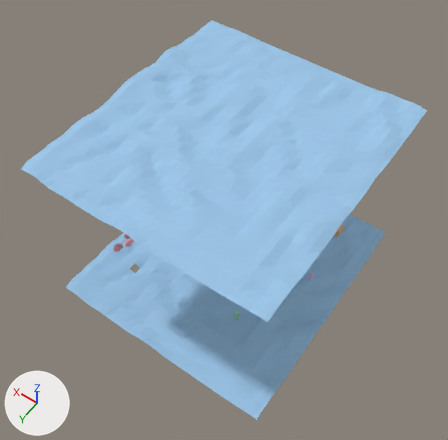
The Blender file level2roughsketch.blend as it was, and as the next commit left it.
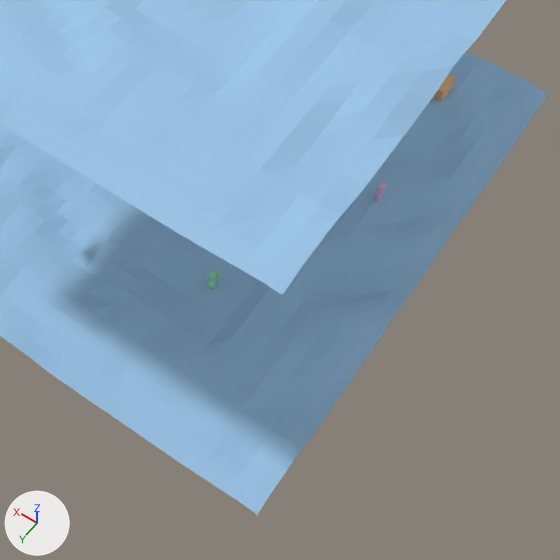
Each version is shown whole from a 50 mm lens placed at (-24.7, 56.6, 97.7), pointed at (13.0, 3.8, 14.8), then close up on the part from 32% to 87% of the width and 44% to 100% of the height. The lights are fixed; the arrows at lower left show +X, +Y and +Z.
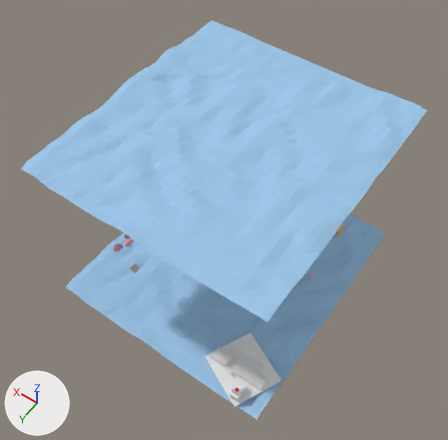
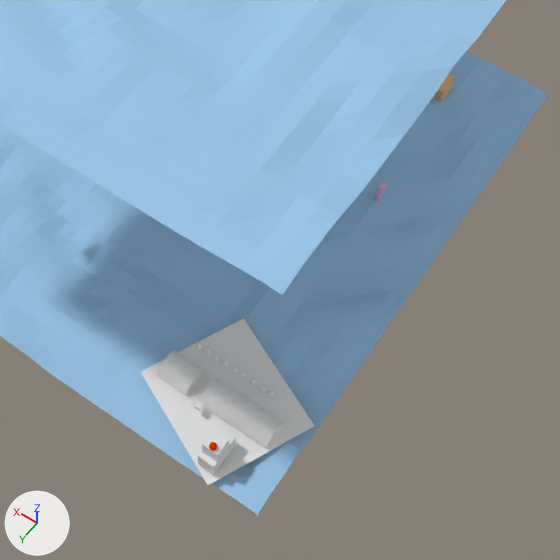
Location of each change, (x1, y1, x2, y2) in pixels of the close-ups (560 x 560 px):
```json
{"object": "Plane", "change": "added", "after": [141, 318, 314, 485]}
{"object": "Cylinder", "change": "added", "after": [199, 378, 284, 449]}
{"object": "Cylinder.001", "change": "added", "after": [157, 351, 205, 396]}
{"object": "Cube.003", "change": "added", "after": [202, 430, 229, 462]}
{"object": "Cube.002", "change": "added", "after": [198, 452, 225, 474]}
{"object": "Cube.001", "change": "added", "after": [217, 426, 236, 459]}
{"object": "Circle", "change": "moved", "before": [207, 272, 217, 289], "on screen": "not visible afterwards"}
{"object": "Cube.004", "change": "added", "after": [194, 400, 204, 411]}
{"object": "Icosphere", "change": "added", "after": [209, 442, 217, 450]}
```

Edits to the scene script, one JSON object a line:
```json
{"op": "add", "block": "mat_material_018", "code": ["mat_material_018 = diffuse_material('Material.018')", "mat_material_018.base_color = (0.8, 0.0305, 0.0)  # orange #e73100"]}
{"op": "add", "block": "me_plane_007", "code": ["me_plane_007 = bpy.data.meshes.new('Plane.007')", "me_plane_007.from_pydata([(1.0, -1.0, 0.0), (-1.0, -1.0, 0.0), (1.0, 1.0, 0.0), (-1.0, 1.0, 0.0)], [], [(1, 0, 2, 3)])"]}
{"op": "add", "block": "me_cube_004", "code": ["me_cube_004 = bpy.data.meshes.new('Cube.004')", "me_cube_004.from_pydata(...)  # a box spanning x -1.0..1.0, y -1.0..1.0, z -1.0..1.0"]}
{"op": "add", "block": "me_cube_005", "code": ["me_cube_005 = bpy.data.meshes.new('Cube.005')", "me_cube_005.from_pydata(...)  # a box spanning x -1.0..1.0, y -1.0..1.0, z -1.0..1.0"]}
{"op": "add", "block": "me_cube_006", "code": ["me_cube_006 = bpy.data.meshes.new('Cube.006')", "me_cube_006.from_pydata(...)  # a box spanning x -1.0..1.0, y -1.0..1.0, z -1.0..1.0"]}
{"op": "add", "block": "me_icosphere_001", "code": ["me_icosphere_001 = bpy.data.meshes.new('Icosphere.001')", "me_icosphere_001.from_pydata(...)  # an icosphere of 80 faces spanning x -0.95..0.95, y -1.0..1.0, z -1.0..1.0", "me_icosphere_001.materials.append(mat_material_018)  # orange #e73100"]}
{"op": "add", "block": "me_cube_007", "code": ["me_cube_007 = bpy.data.meshes.new('Cube.007')", "me_cube_007.from_pydata(...)  # a box spanning x -1.0..1.0, y -1.0..1.0, z -1.0..1.0"]}
{"op": "add", "block": "me_cylinder", "code": ["me_cylinder = bpy.data.meshes.new('Cylinder')", "me_cylinder.from_pydata(...)  # a 32-sided cylinder along z spanning x -1.0..1.0, y -1.0..1.0, z -1.0..1.0"]}
{"op": "set", "path": "ob_circle.location", "old": "(5.03, 11.25, 0.08)", "new": "(5.03, -10.15, 0.08)"}
{"op": "add", "block": "ob_plane", "code": ["ob_plane = bpy.data.objects.new('Plane', me_plane_007)", "ob_plane.location = (-1.48, 18.71, 0.96)", "ob_plane.rotation_euler = (0.0, 0.0, -0.434)  # degrees (0, 0, -25)", "ob_plane.scale = (5.02, 4.51, 2.41)"]}
{"op": "add", "block": "ob_cube_001", "code": ["ob_cube_001 = bpy.data.objects.new('Cube.001', me_cube_004)", "ob_cube_001.location = (-3.41, 22.05, 1.97)", "ob_cube_001.scale = (0.672, 0.672, 0.672)"]}
{"op": "add", "block": "ob_cube_002", "code": ["ob_cube_002 = bpy.data.objects.new('Cube.002', me_cube_005)", "ob_cube_002.location = (-3.41, 23.46, 1.97)", "ob_cube_002.scale = (0.672, 0.672, 0.672)"]}
{"op": "add", "block": "ob_cube_003", "code": ["ob_cube_003 = bpy.data.objects.new('Cube.003', me_cube_006)", "ob_cube_003.location = (-3.41, 23.03, 3.3)", "ob_cube_003.scale = (0.672, 0.672, 0.672)"]}
{"op": "add", "block": "ob_icosphere", "code": ["ob_icosphere = bpy.data.objects.new('Icosphere', me_icosphere_001)", "ob_icosphere.location = (-3.51, 23.45, 4.2)", "ob_icosphere.scale = (0.293, 0.293, 0.293)"]}
{"op": "add", "block": "ob_cube_004", "code": ["ob_cube_004 = bpy.data.objects.new('Cube.004', me_cube_007)", "ob_cube_004.location = (-0.38, 20.73, 1.97)", "ob_cube_004.scale = (0.262, 0.262, 0.13)"]}
{"op": "add", "block": "ob_cylinder", "code": ["ob_cylinder = bpy.data.objects.new('Cylinder', me_cylinder)", "ob_cylinder.location = (-3.05, 19.09, 1.09)", "ob_cylinder.rotation_euler = (0.0, -1.571, 0.0)  # degrees (0, -90, 0)", "ob_cylinder.scale = (1.0, 1.16, 3.0)"]}
{"op": "add", "block": "ob_cylinder_001", "code": ["ob_cylinder_001 = bpy.data.objects.new('Cylinder.001', me_cylinder.copy())", "ob_cylinder_001.location = (2.39, 19.09, 1.09)", "ob_cylinder_001.rotation_euler = (0.0, -1.571, 0.0)  # degrees (0, -90, 0)", "ob_cylinder_001.scale = (1.0, 1.16, 1.35)"]}
```
